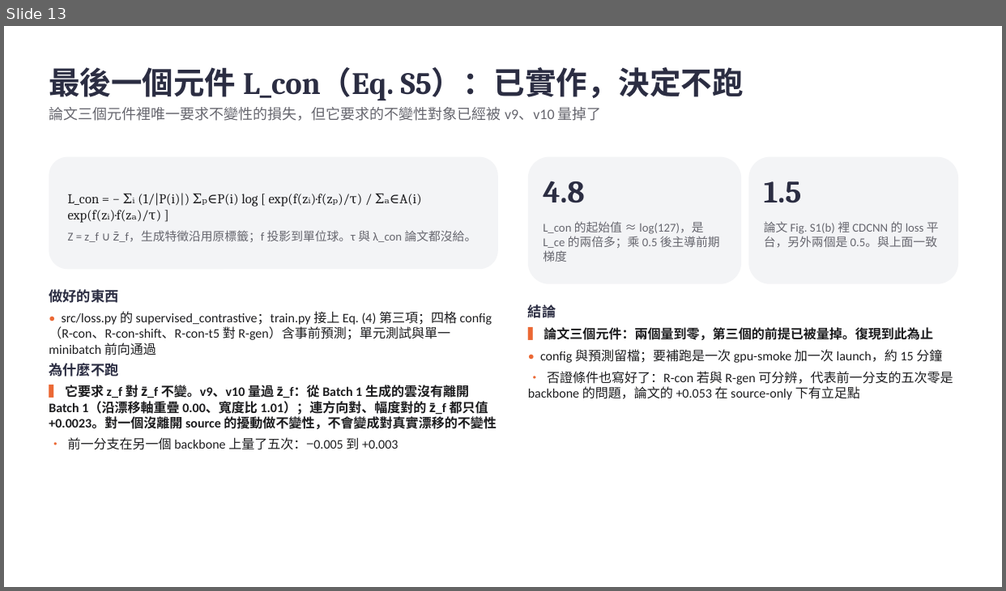
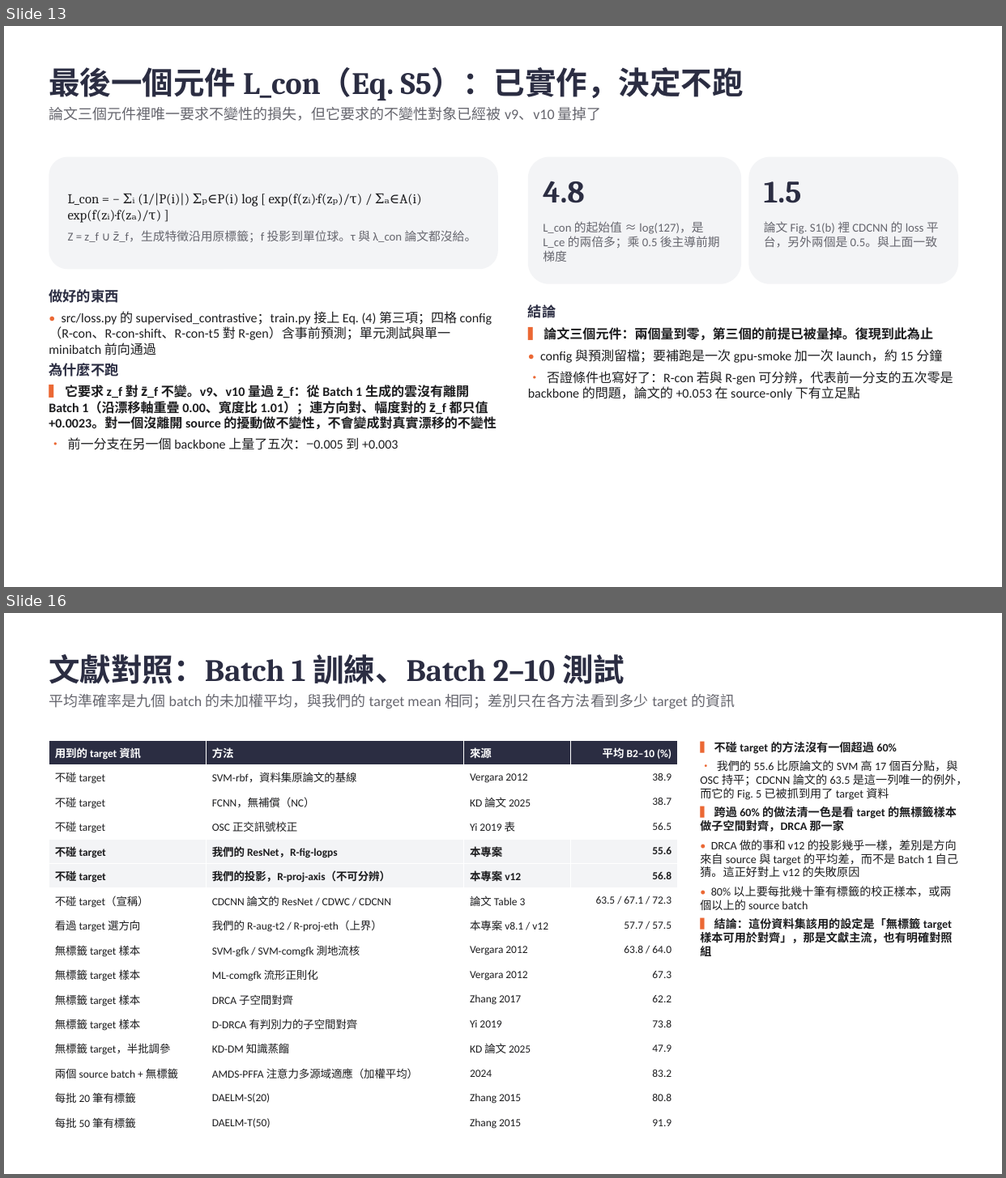
Before and after one commit to wintera1233/cdcnn, a slide deck: reports/cdcnn-implementation-issues.pptx. Shown one above the other, each under a label of ours: slide 13 before the commit, slides 13 and 16 after it; the slides between them are not shown. The pictures are 1006x591 and 1006x1178 pixels, drawn with LibreOffice and Linux fonts; fonts in the diff are those of the drawing. Boxes give left, top, right and bottom in pixels: in the first picture for what was removed or moved away, otherwise in the second. Text is boxed around its words. In the diff, an @@ line names an element or a change of style, - is before the commit and + after.

```diff
--- a/reports/cdcnn-implementation-issues.pptx
+++ b/reports/cdcnn-implementation-issues.pptx
@@ slide 16 added at [4,613,1002,1174], background #FFFFFF @@
@@ text added at [49,654,735,709], 14 pt, text #66666E @@
+文獻對照：Batch 1 訓練、Batch 2–10 測試
+平均準確率是九個 batch 的未加權平均，與我們的 target mean 相同；差別只在各方法看到多少 target 的資訊
@@ table added at [49,740,678,1135], 16 rows, 4 columns @@
+用到的 target 資訊 | 方法 | 來源 | 平均 B2–10 (%)
+不碰 target | SVM-rbf，資料集原論文的基線 | Vergara 2012 | 38.9
+不碰 target | FCNN，無補償（NC） | KD 論文 2025 | 38.7
+不碰 target | OSC 正交訊號校正 | Yi 2019 表 | 56.5
+不碰 target | 我們的 ResNet，R-fig-logps | 本專案 | 55.6
+不碰 target | 我們的投影，R-proj-axis（不可分辨） | 本專案 v12 | 56.8
+不碰 target（宣稱） | CDCNN 論文的 ResNet / CDWC / CDCNN | 論文 Table 3 | 63.5 / 67.1 / 72.3
+看過 target 選方向 | 我們的 R-aug-t2 / R-proj-eth（上界） | 本專案 v8.1 / v12 | 57.7 / 57.5
+無標籤 target 樣本 | SVM-gfk / SVM-comgfk 測地流核 | Vergara 2012 | 63.8 / 64.0
+無標籤 target 樣本 | ML-comgfk 流形正則化 | Vergara 2012 | 67.3
+無標籤 target 樣本 | DRCA 子空間對齊 | Zhang 2017 | 62.2
+無標籤 target 樣本 | D-DRCA 有判別力的子空間對齊 | Yi 2019 | 73.8
+無標籤 target，半批調參 | KD-DM 知識蒸餾 | KD 論文 2025 | 47.9
+兩個 source batch + 無標籤 | AMDS-PFFA 注意力多源域適應（加權平均） | 2024 | 83.2
+每批 20 筆有標籤 | DAELM-S(20) | Zhang 2015 | 80.8
+每批 50 筆有標籤 | DAELM-T(50) | Zhang 2015 | 91.9
@@ text added at [700,742,968,959], 11 pt, text #1C1C1E @@
+▍ 不碰 target 的方法沒有一個超過 60%
+• 我們的 55.6 比原論文的 SVM 高 17 個百分點，與 OSC 持平；CDCNN 論文的 63.5 是這一列唯一的例外，而它的 Fig. 5 已被抓到用了 target 資料
+▍ 跨過 60% 的做法清一色是看 target 的無標籤樣本做子空間對齊，DRCA 那一家
+• DRCA 做的事和 v12 的投影幾乎一樣，差別是方向來自 source 與 target 的平均差，而不是 Batch 1 自己猜。這正好對上 v12 的失敗原因
+• 80% 以上要每批幾十筆有標籤的校正樣本，或兩個以上的 source batch
+▍ 結論：這份資料集該用的設定是「無標籤 target 樣本可用於對齊」，那是文獻主流，也有明確對照組
```
Also in this commit, not shown: 3 slides changed, 1 other slide added, 2 other files.
